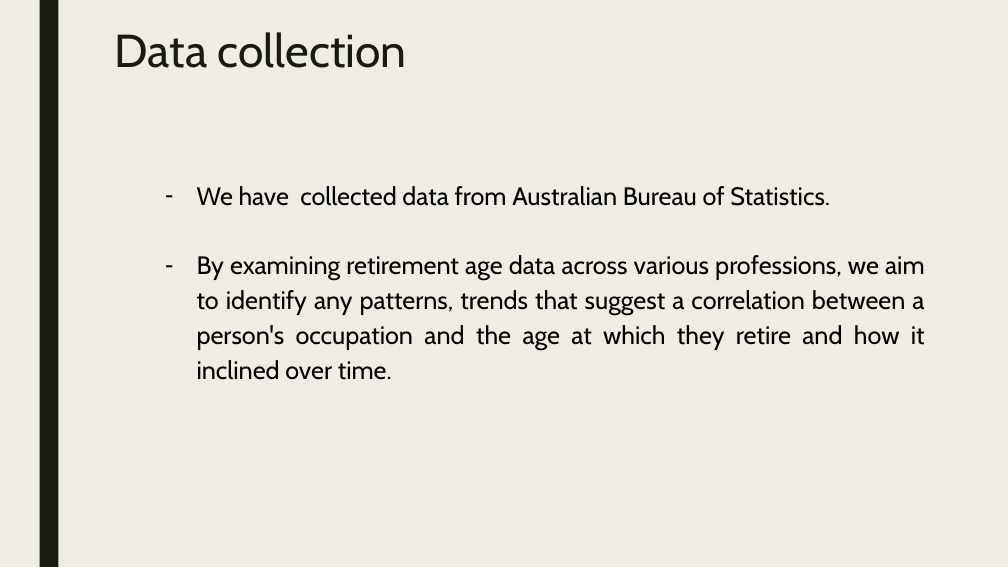
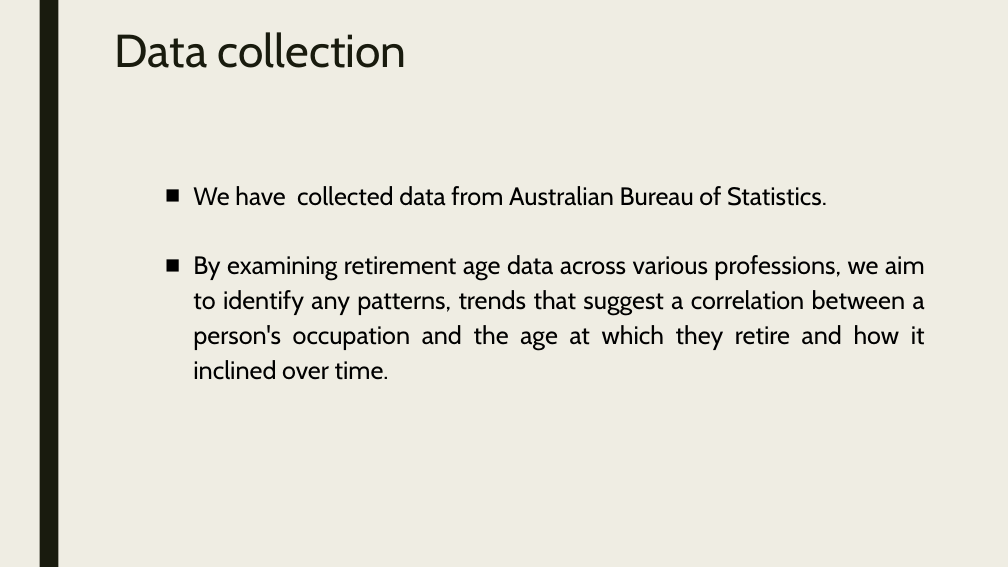
Before and after one commit to braydonnugent/Project1_Group4, a slide deck: slide 3 of PRES Retirement Analysis.pptx. Drawn at 1008x567 pixels with LibreOffice and Linux fonts; fonts in the diff are those of the drawing. Boxes give left, top, right and bottom in pixels: in the first picture for what was removed or moved away, otherwise in the second. Text is boxed around its words. In the diff, an @@ line names an element or a change of style, - is before the commit and + after.

```diff
--- a/PRES Retirement Analysis.pptx
+++ b/PRES Retirement Analysis.pptx
@@ text "We have collected data from ..." at <box>193,186,925,380</box>: bullet - to ■ @@
```
Also in this commit, not shown: 14 other slides changed.
